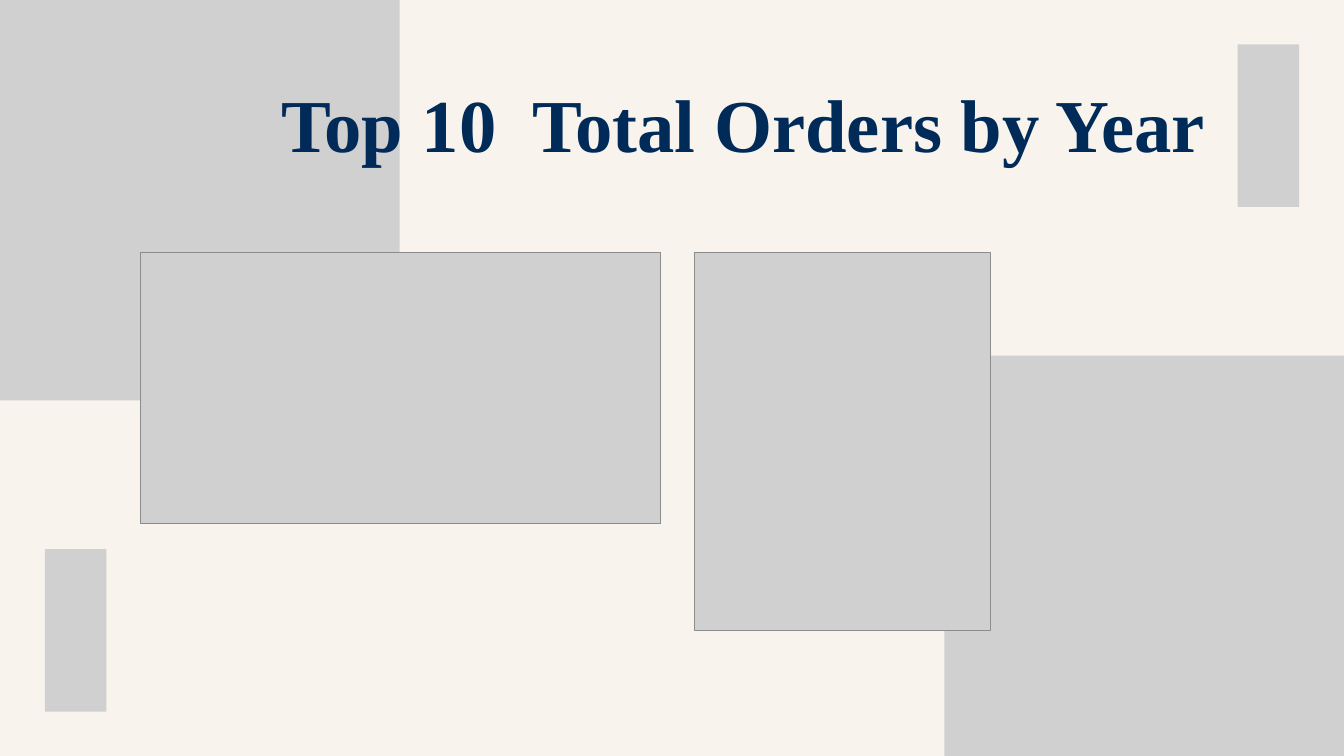
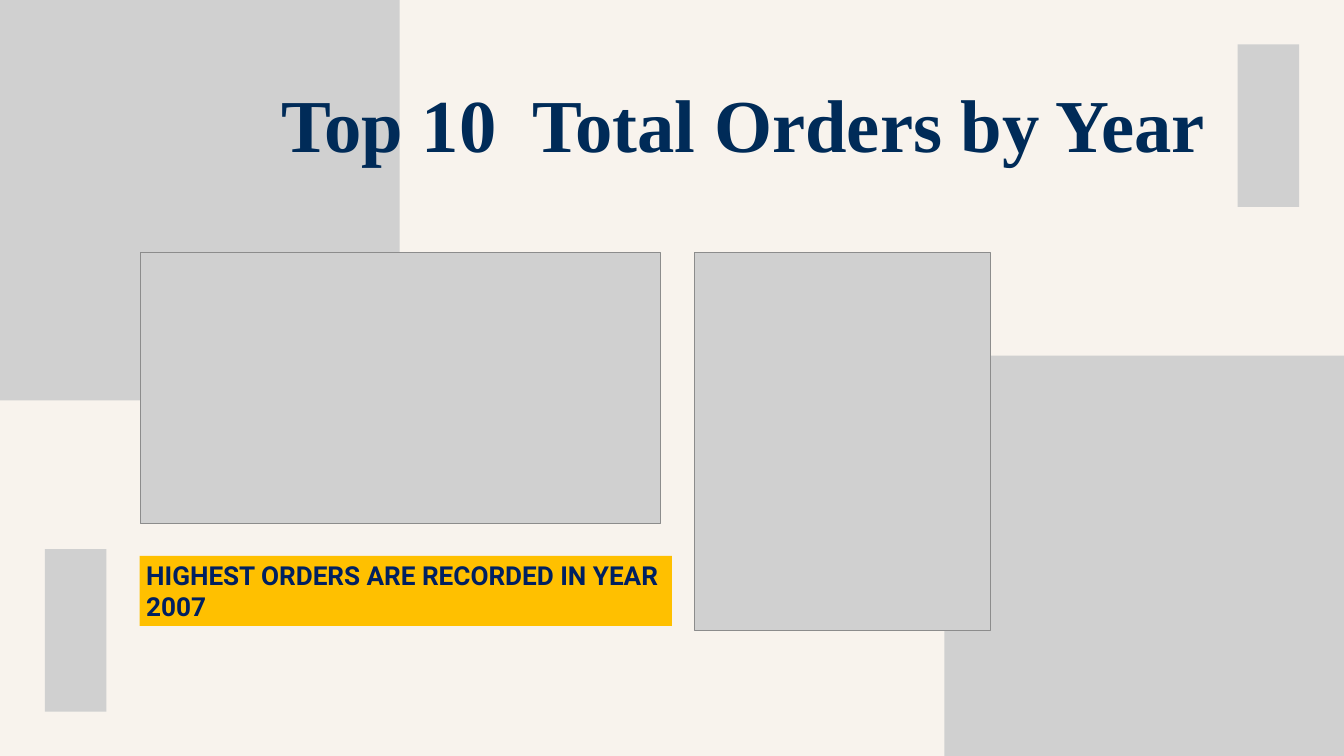
Before and after one commit to krupadalal/Flipkart-SQL-Sales-Analysis, a slide deck: slide 21 of flipkart_ppt.pptx. Drawn at 1344x756 pixels with LibreOffice and Linux fonts; fonts in the diff are those of the drawing; grey boxes stand for pictures. Boxes give left, top, right and bottom in pixels: in the first picture for what was removed or moved away, otherwise in the second. Text is boxed around its words. In the diff, an @@ line names an element or a change of style, - is before the commit and + after.

```diff
--- a/flipkart_ppt.pptx
+++ b/flipkart_ppt.pptx
@@ rectangle added at [140,556,672,626], fill #FFC000, 28 pt, text #002060, bold @@
+HIGHEST ORDERS ARE RECORDED IN YEAR 2007
```
Also in this commit, not shown: 13 other slides changed.
